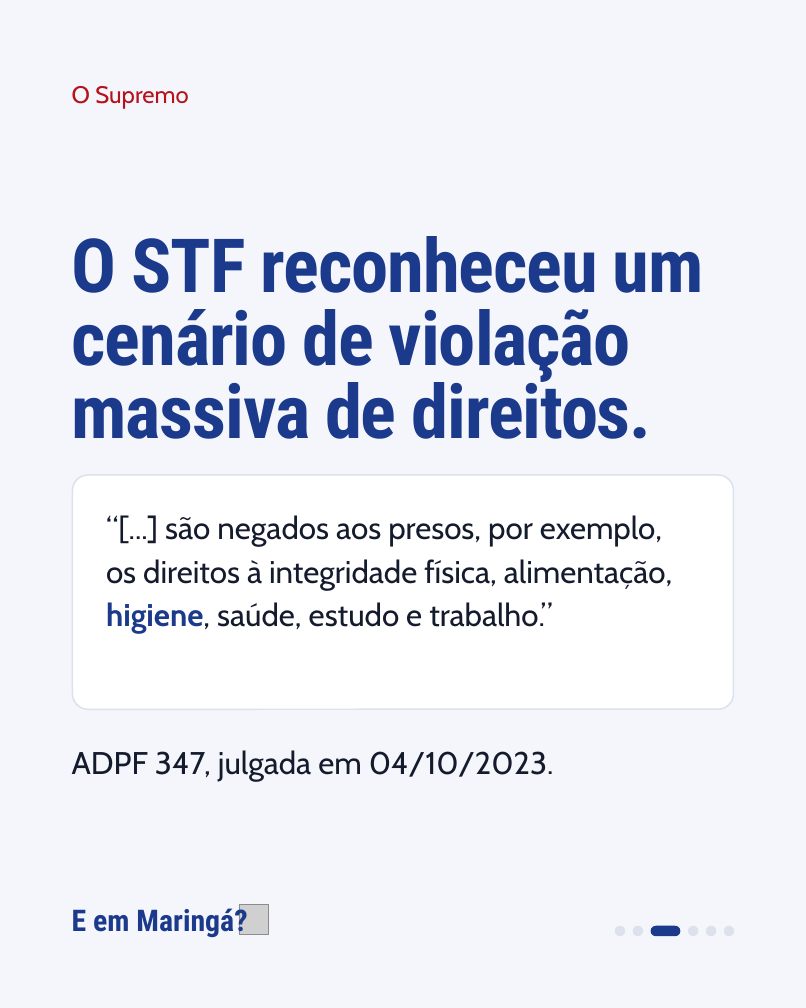
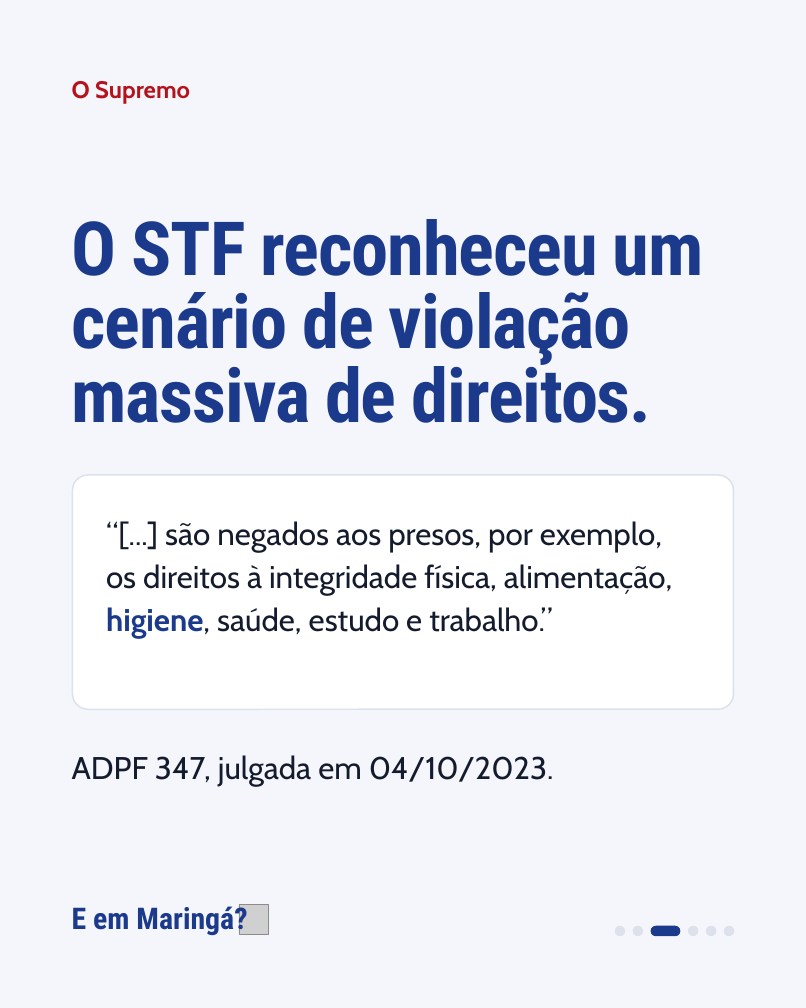
Before and after one commit to GabrielMedici/Efeito-Rebote, a slide deck: slide 3 of entregas/posts/site/kit/editavel/efeito-rebote-sex-16-10.pptx. Drawn at 806x1008 pixels with LibreOffice and Linux fonts; fonts in the diff are those of the drawing; grey boxes stand for pictures. Boxes give left, top, right and bottom in pixels: in the first picture for what was removed or moved away, otherwise in the second. Text is boxed around its words. In the diff, an @@ line names an element or a change of style, - is before the commit and + after.

```diff
--- a/entregas/posts/site/kit/editavel/efeito-rebote-sex-16-10.pptx
+++ b/entregas/posts/site/kit/editavel/efeito-rebote-sex-16-10.pptx
@@ text "O Supremo" at [72, 81, 190, 104]: bold on @@
@@ text "O STF reconheceu um cenário ...": place and size @@
-text "O STF reconheceu um cenário ..." at [72, 236, 704, 439]
+text "O STF reconheceu um cenário ..." at [72, 219, 704, 423]
@@ text "“[...] são negados aos presos, ...": place and size @@
-text "“[...] são negados aos presos, ..." at [106, 515, 673, 633]
+text "“[...] são negados aos presos, ..." at [106, 521, 673, 639]
@@ text "ADPF 347, julgada em 04/10/2023.": place and size @@
-text "ADPF 347, julgada em 04/10/2023." at [72, 750, 554, 781]
+text "ADPF 347, julgada em 04/10/2023." at [72, 755, 554, 786]
```
Also in this commit, not shown: 5 other slides changed, 18 other files.
